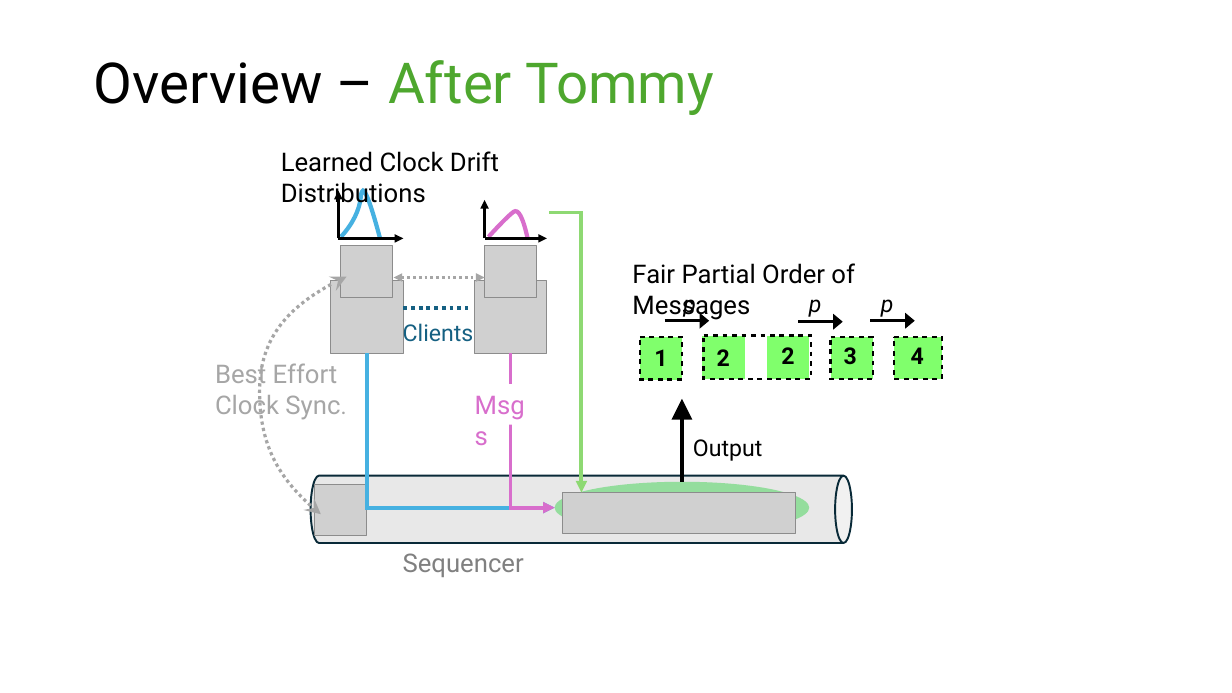
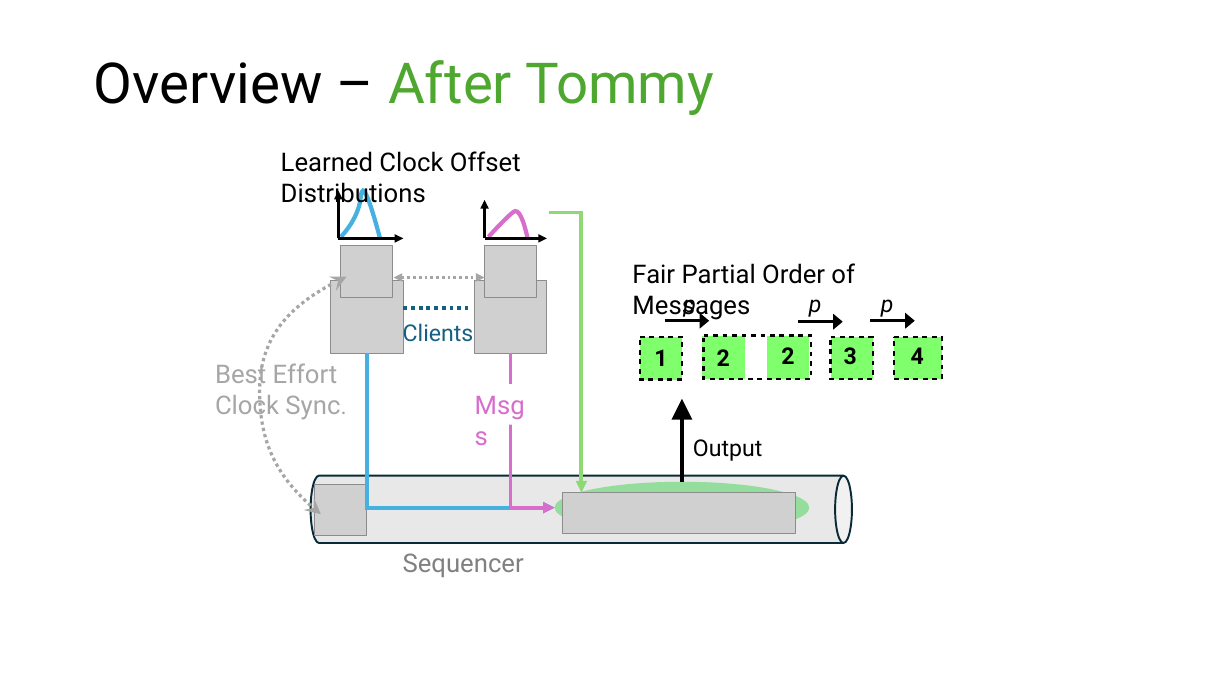
Before and after one commit to HaseebLUMS/Onyx-Presentation, a slide deck: slide 12 of tommy_hotnets.pptx. Drawn at 1232x693 pixels with LibreOffice and Linux fonts; fonts in the diff are those of the drawing; grey boxes stand for pictures. Boxes give left, top, right and bottom in pixels: in the first picture for what was removed or moved away, otherwise in the second. Text is boxed around its words. In the diff, an @@ line names an element or a change of style, - is before the commit and + after.

```diff
--- a/tommy_hotnets.pptx
+++ b/tommy_hotnets.pptx
@@ text at (281, 151, 521, 209): text changed @@
-Learned Clock Drift Distributions
+Learned Clock Offset Distributions
```
Also in this commit, not shown: 5 other slides changed.
